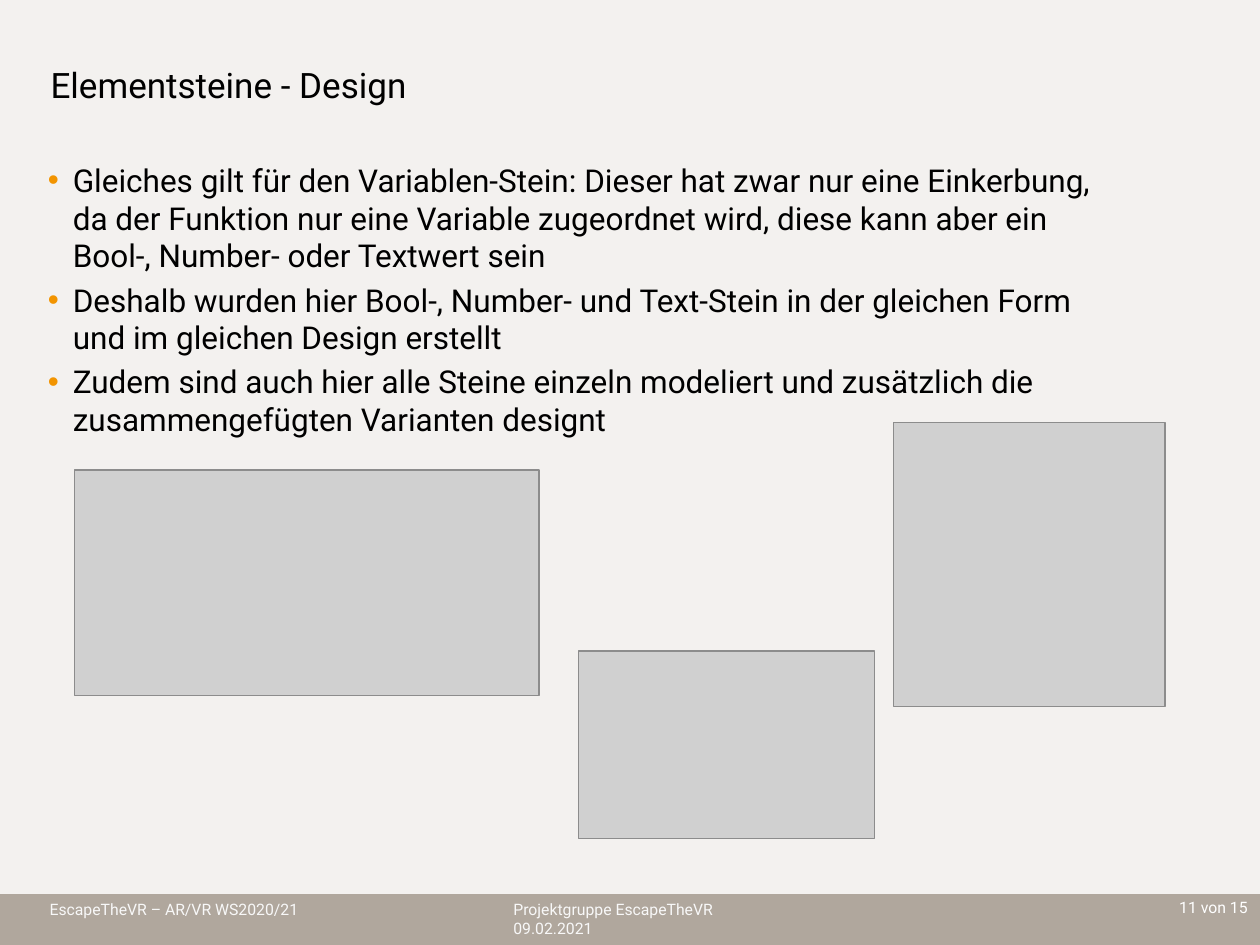
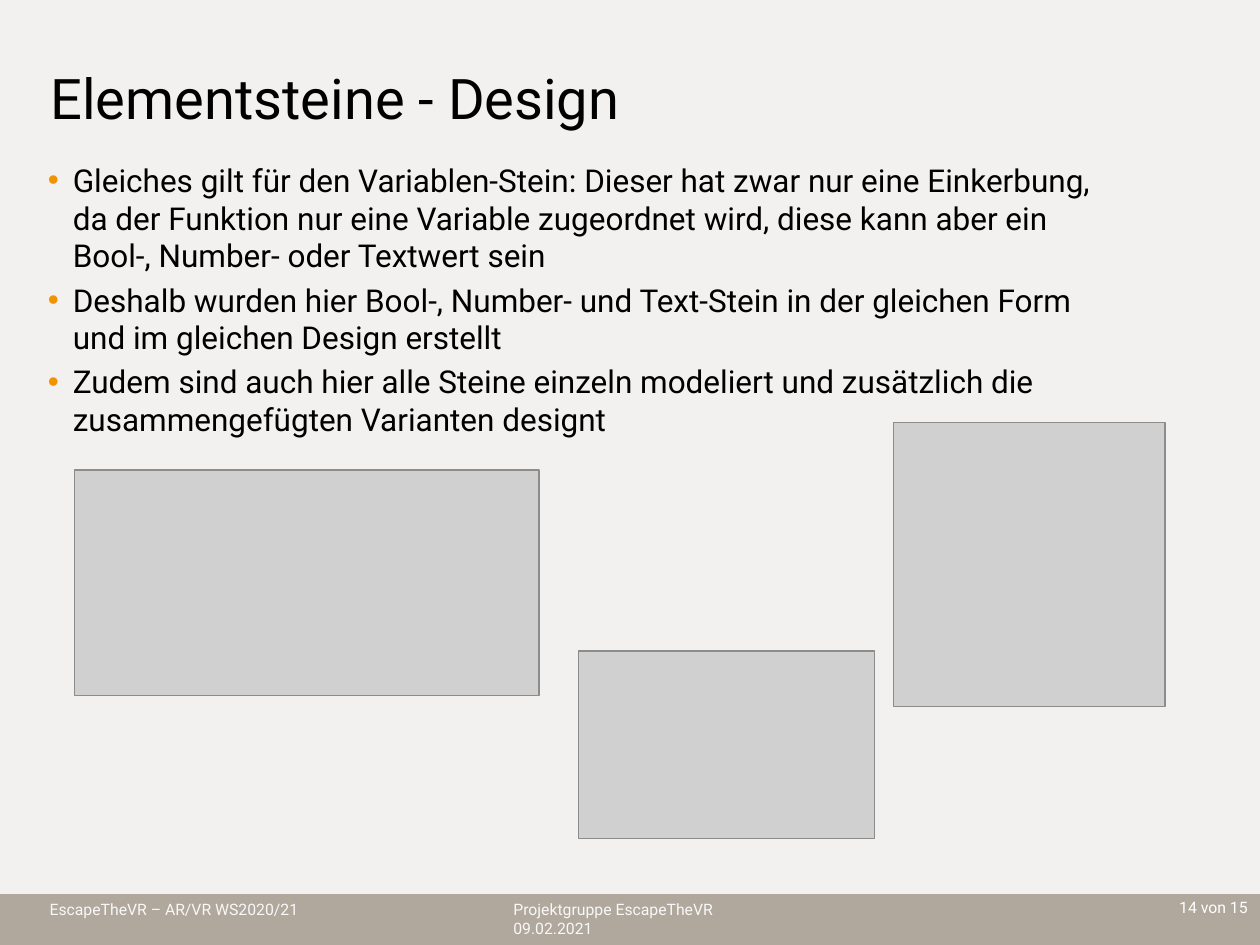
Before and after one commit to sebastian-steindl/EscapeTheVR, a slide deck: slide 14 of Präsentation.pptx (slide 11 before the commit). Drawn at 1260x945 pixels with LibreOffice and Linux fonts; fonts in the diff are those of the drawing; grey boxes stand for pictures; background and template pictures are left out. Boxes give left, top, right and bottom in pixels: in the first picture for what was removed or moved away, otherwise in the second. Text is boxed around its words. In the diff, an @@ line names an element or a change of style, - is before the commit and + after.

```diff
--- a/Präsentation.pptx
+++ b/Präsentation.pptx
@@ title "Elementsteine - Design" at box(51, 77, 619, 131): size 20 to 32 pt @@
@@ page number at box(1179, 902, 1248, 913): text changed @@
-11 von 15
+14 von 15
```
Also in this commit, not shown: 7 other slides changed, 6 slides added.
